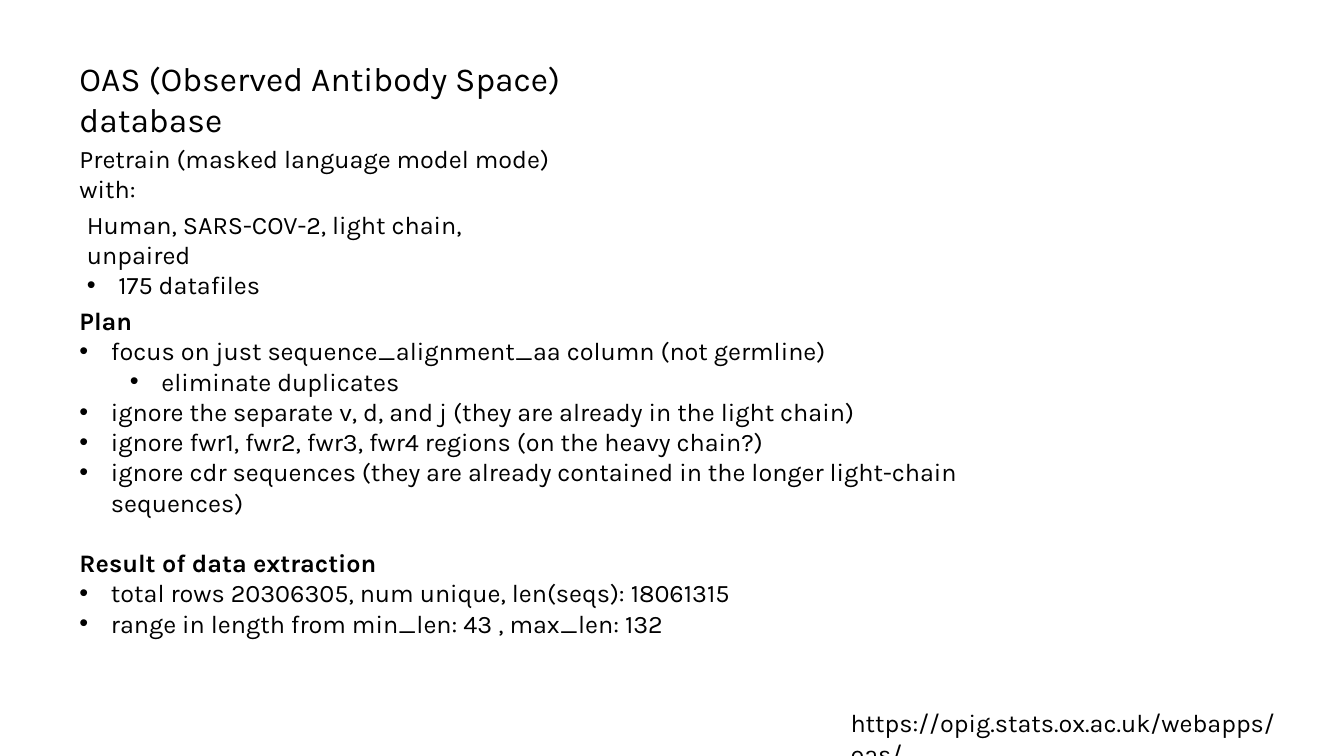
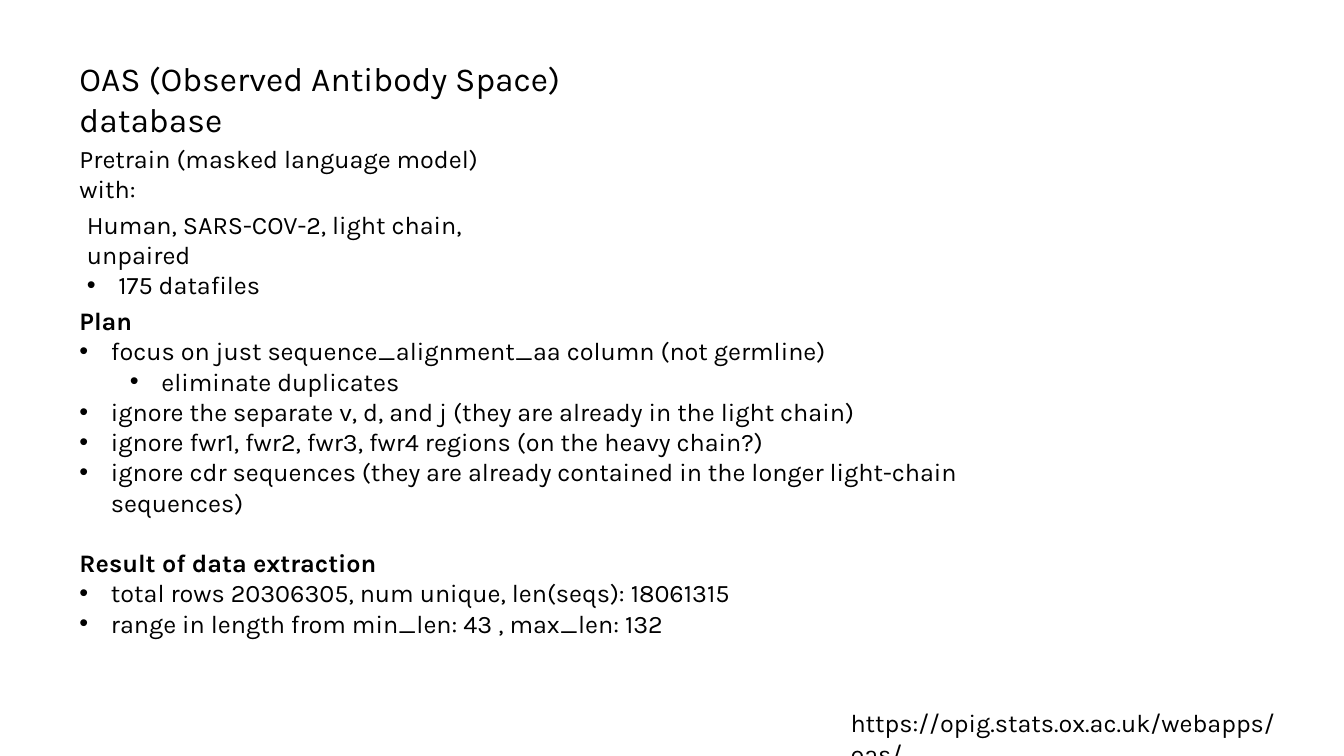
Before and after one commit to planaria158/BERT, a slide deck: slide 2 of Experiments.pptx. Drawn at 1344x756 pixels with LibreOffice and Linux fonts; fonts in the diff are those of the drawing. Boxes give left, top, right and bottom in pixels: in the first picture for what was removed or moved away, otherwise in the second. Text is boxed around its words. In the diff, an @@ line names an element or a change of style, - is before the commit and + after.

```diff
--- a/Experiments.pptx
+++ b/Experiments.pptx
@@ text at (x1=79, y1=150, x2=478, y2=199): text changed @@
-Pretrain (masked language model mode) with:
+Pretrain (masked language model) with:
```
Also in this commit, not shown: 2 other slides changed.
